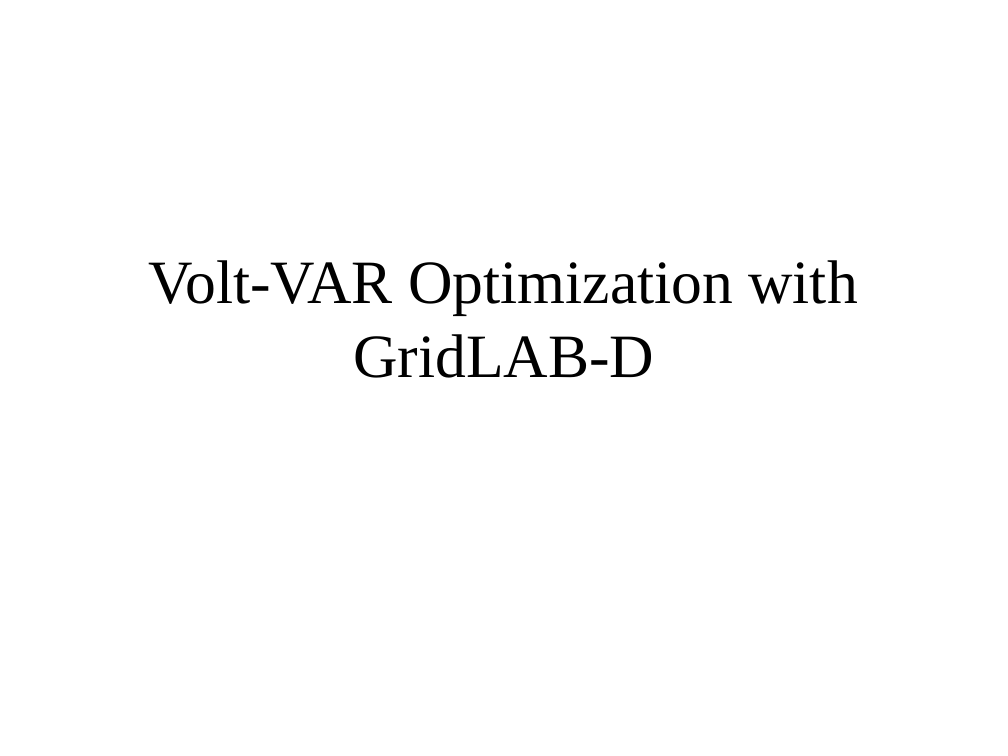
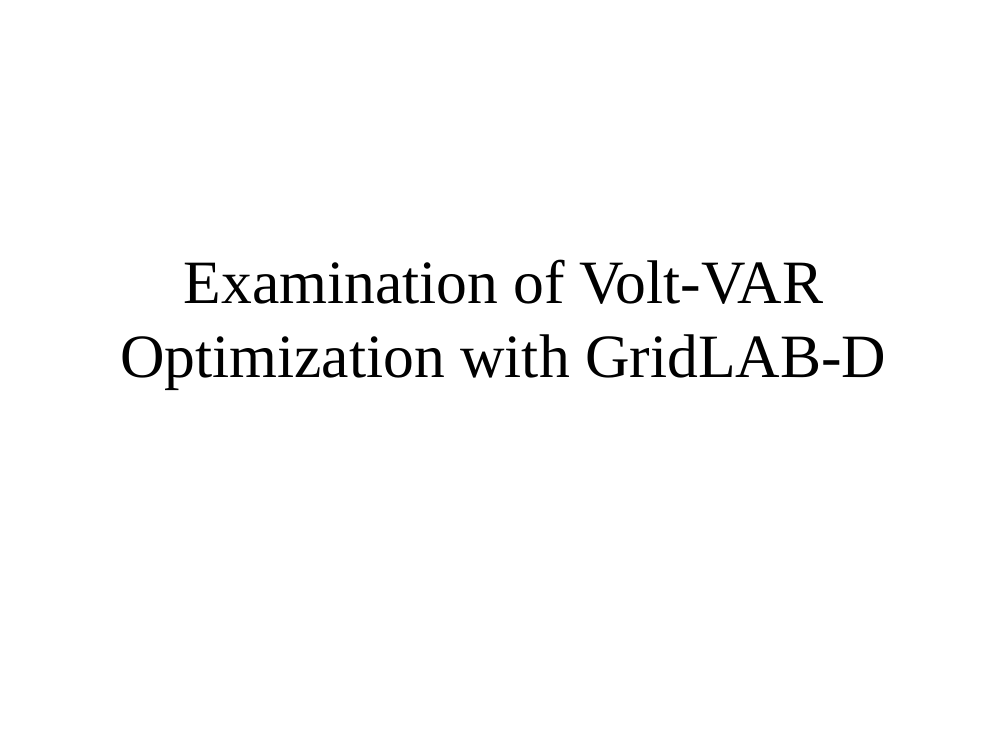
Before and after one commit to gridlab-d/course, a slide deck: slide 1 of Distribution_Analysis_Course/2.0 - CVR.ppt (slide 2 before the commit). Drawn at 1008x756 pixels with LibreOffice and Linux fonts; fonts in the diff are those of the drawing. Boxes give left, top, right and bottom in pixels: in the first picture for what was removed or moved away, otherwise in the second. Text is boxed around its words. In the diff, an @@ line names an element or a change of style, - is before the commit and + after.

```diff
--- a/Distribution_Analysis_Course/2.0 - CVR.ppt
+++ b/Distribution_Analysis_Course/2.0 - CVR.ppt
@@ title at bbox=[120, 259, 886, 389]: text changed @@
-Volt-VAR Optimization with GridLAB-D
+Examination of Volt-VAR Optimization with GridLAB-D
```
Also in this commit, not shown: 2 other slides changed, 4 slides added, 3 slides removed.
